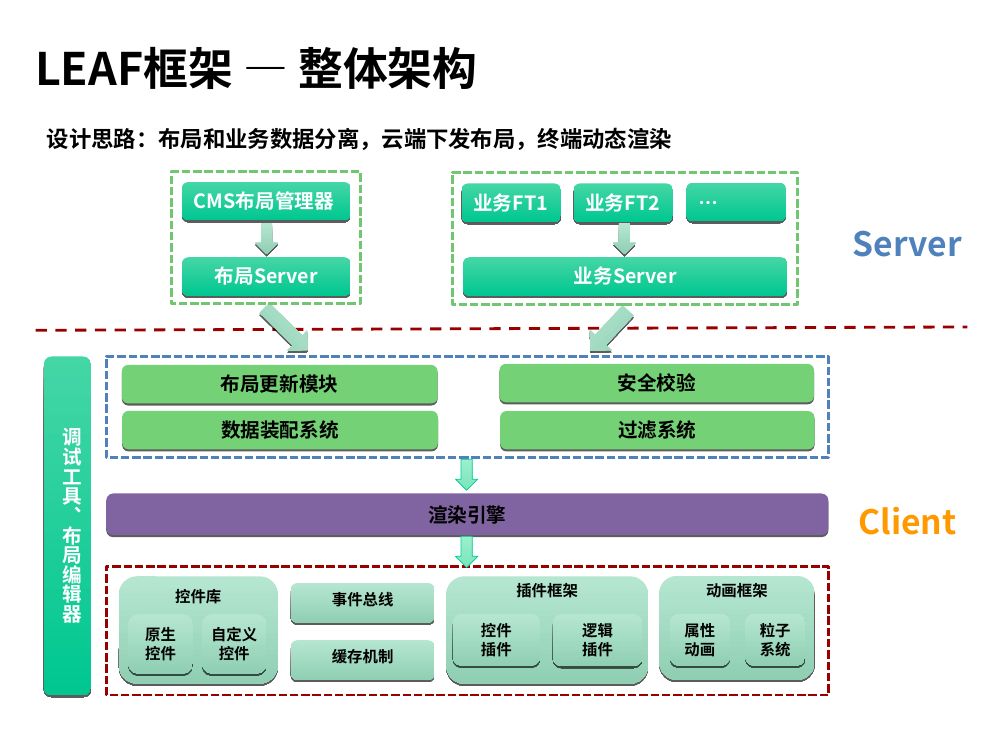
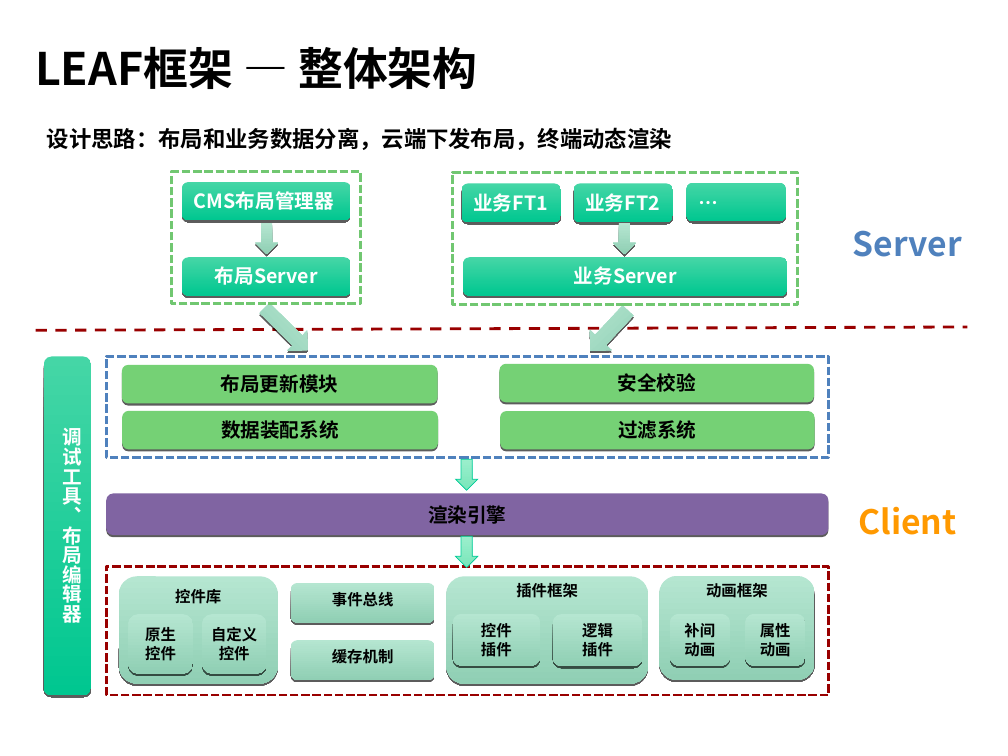
Before and after one commit to hamlingong/data, a slide deck: slide 8 of promote/龚海龙-v1.0.ppt. Drawn at 1008x756 pixels with LibreOffice and Linux fonts; fonts in the diff are those of the drawing; background and template pictures are left out. Boxes give left, top, right and bottom in pixels: in the first picture for what was removed or moved away, otherwise in the second. Text is boxed around its words. In the diff, an @@ line names an element or a change of style, - is before the commit and + after.

```diff
--- a/promote/龚海龙-v1.0.ppt
+++ b/promote/龚海龙-v1.0.ppt
@@ text in rounded rectangle at [684,623,715,638]: text changed @@
-属性
+补间
@@ text in rounded rectangle at [760,621,791,657]: text changed @@
-粒子
-系统
+属性
+动画
```
Also in this commit, not shown: 8 other slides changed.
